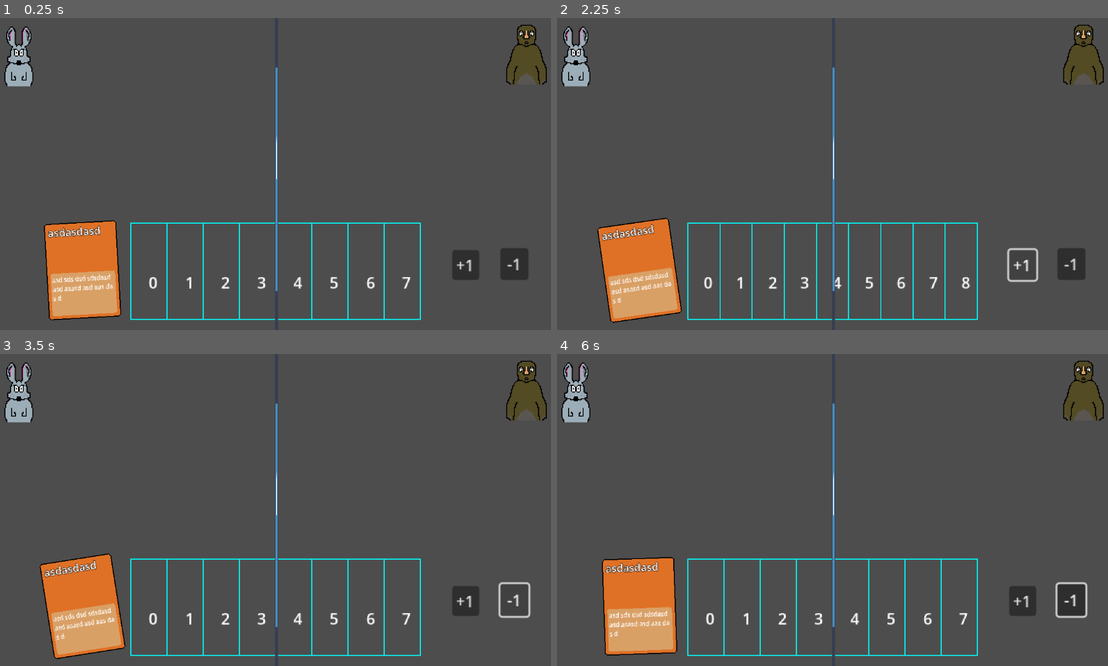
Above: before the commit, frames 1-4 (two rows, left to right).
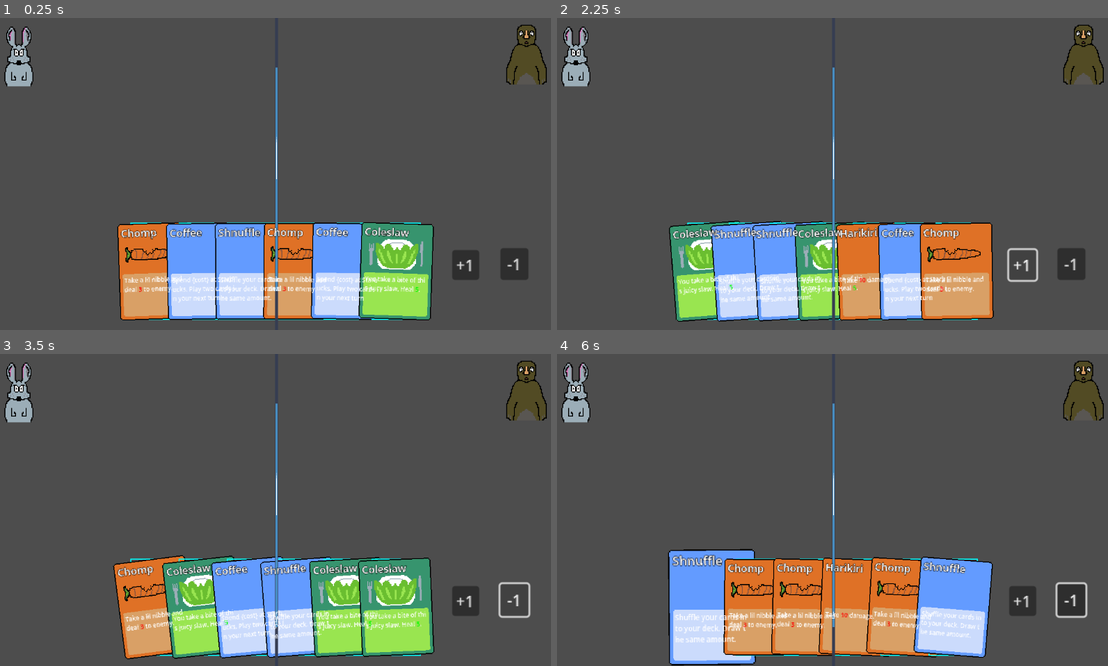
Above: after the commit, the same moments.

Repository: nielss94/troll-builder
Game: Godot game, scene res://levels/level_copy.tscn
Two runs of this game, one before a commit and one after it. Both use one fixed random seed, a clock stepped at 60 frames per second and the inputs below. This scene is started directly instead of the project's main scene. The engine's default icon, where the game draws it, is replaced by a stand-in: a white triangle on a blue panel in a dark square.
Inputs (mouse positions are in pixels of both pictures, inside the frame that each line leads up to):
- Up to frame 1 (0.25 s): no input
- Up to frame 2 (2.25 s): click "+1" at 0.5 s; click "-1" at 1.25 s; click "+1" at 2 s
- Up to frame 3 (3.5 s): click "-1" at 2.75 s
- Up to frame 4 (6 s): click "+1" at 3.5 s; click "-1" at 4.25 s; move the mouse to (832, 606) at 5.02 s; click (832, 606) at 5.17 s; move the mouse to (705, 606) at 5.77 s; click (705, 606) at 5.92 s

The runs differ from the first frame. In frame 1, 22% of the frame differs, in the area x 7-79%, y 64-97%; in frame 2, 22%; in frame 3, 22%; in frame 4, 23%, in the area x 8-80%, y 62-100%.

Commit message:
hand slots are now scenes that we spawn

Diff:
--- a/card/card.gd
+++ b/card/card.gd
@@ -1,10 +1,5 @@
 extends Node2D
 class_name Card
-
-@onready var name_label: Label = $Name
-@onready var description_label: RichTextLabel = $Description
-@onready var card_texture: Sprite2D = $CardImage
-@onready var spell_texture: Sprite2D = $SpellImage
 
 @export var spell: Spell
 @export var max_rotation_degrees: float = 10.0 # Maximum rotation in either direction
@@ -13,28 +8,16 @@
 
 func _ready():
 	if spell:
-		name_label.text = spell.name
-		description_label.text = _translate_spell_description(spell.description)
-		card_texture.texture = spell.card_texture
-		spell_texture.texture = spell.spell_texture
+		init(spell)
 
 	base_rotation = rotation_degrees # Store initial rotation
 
-	$Area2D.mouse_entered.connect(_on_area_2d_mouse_entered)
-	$Area2D.mouse_exited.connect(_on_area_2d_mouse_exited)
-	$Area2D.input_event.connect(_on_area_2d_input_event)
-
-func _on_area_2d_mouse_exited():
-	if tween:
-		tween.kill()
-	tween = create_tween()
-	tween.tween_property(self, "scale", Vector2(1, 1), 0.1)
-
-func _on_area_2d_mouse_entered():
-	if tween:
-		tween.kill()
-	tween = create_tween()
-	tween.tween_property(self, "scale", Vector2(1.2, 1.2), 0.1)
+func init(new_spell: Spell):
+	self.spell = new_spell
+	$Name.text = new_spell.name
+	$Description.text = _translate_spell_description(new_spell.description)
+	$CardImage.texture = new_spell.card_texture
+	$SpellImage.texture = new_spell.spell_texture
 
 func _translate_spell_description(description: String) -> String:
 	description = description.replace("{damage_to_self}", "[color=red]" + str(spell.damage_to_self) + "[/color]")
@@ -42,10 +25,6 @@
 	description = description.replace("{damage}", "[color=red]" + str(spell.damage) + "[/color]")
 	description = description.replace("{heal_to_enemy}", "[color=green]" + str(spell.heal_to_enemy) + "[/color]")
 	return description
-
-func _on_area_2d_input_event(_viewport, event: InputEvent, _shape_idx):
-	if event is InputEventMouseButton and event.pressed and event.button_index == MOUSE_BUTTON_LEFT:
-		print("Clicked card: ", spell.name)
 
 func _process(_delta):
 	var mouse_pos = get_global_mouse_position()
@@ -57,3 +36,15 @@
 	var rotation_factor = clamp(x_diff / 500.0, -1.0, 1.0) # Adjust 500.0 to change distance sensitivity
 	var target_rotation = base_rotation - (max_rotation_degrees * rotation_factor)
 	rotation_degrees = lerp(rotation_degrees, target_rotation, 0.1) # Adjust 0.1 to change rotation smoothness
+
+func select():
+	if tween:
+		tween.kill()
+	tween = create_tween()
+	tween.tween_property(self, "scale", Vector2(1.2, 1.2), 0.1)
+
+func deselect():
+	if tween:
+		tween.kill()
+	tween = create_tween()
+	tween.tween_property(self, "scale", Vector2(1, 1), 0.1)
--- a/hand/hand.gd
+++ b/hand/hand.gd
@@ -1,9 +1,13 @@
 extends Node2D
 
-var card_count = 8
+var card_count = 6
 var cards = range(card_count)
 @onready var outline = $Area2D/CollisionShape2D
-const HandSlot = preload("res://hand/slot_area.gd") # Adjust the path to the actual location of HandSlot.gd
+@export var hand_slot_scene: PackedScene
+@export var card_scene: PackedScene
+@export var spells: Array[Spell] = []
+
+var selected_slot: HandSlot
 
 func _ready():
 	_create_slots()
@@ -25,7 +29,6 @@
 	var corrected_width = card_width
 
 
-
 	var x_offset = 0
 
 	if card_width > max_width:
@@ -40,16 +43,48 @@
 	# Create and position each HandSlot instance
 	for i in cards:
 		# Instantiate the HandSlot node
-		var hand_slot_instance = HandSlot.new()
-
-		# Set up the hand slot with dimensions and index
-		hand_slot_instance.setup_slot(corrected_width, card_height, i)
+		var hand_slot_instance: HandSlot = hand_slot_scene.instantiate()
 
 		# Position the hand slot horizontally
 		hand_slot_instance.position = Vector2(x_offset  +  i * corrected_width + corrected_width / 2 - outline_width / 2, 0)
 
-		# Add the HandSlot instance as a child of the outline
+		# Instantiate the card node
+		var card_instance = card_scene.instantiate()
+
+		# # Initialize the card with a random spell
+		var random_spell: Spell = spells[randi() % spells.size()]
+		card_instance.init(random_spell)
+
+		# Set up the hand slot with dimensions and index
+		hand_slot_instance.setup_slot(corrected_width, card_height, cards.find(i), card_instance)
+
+		# Add the card to the hand slot
+		hand_slot_instance.add_child(card_instance)
+
+		hand_slot_instance.hover.connect(_on_slot_mouse_entered)
+		hand_slot_instance.exit.connect(_on_slot_mouse_exited)
+
+		# Add the HandSlot instance as a child of the scene tree root
 		outline.add_child(hand_slot_instance)
+
+func _on_slot_mouse_entered(slot: HandSlot):
+	if selected_slot:
+		selected_slot.deselect()
+		selected_slot.click.disconnect(_on_slot_clicked)
+
+	selected_slot = slot
+	selected_slot.select()
+	selected_slot.click.connect(_on_slot_clicked)
+	print("Selected slot: ", selected_slot.name)
+
+func _on_slot_mouse_exited(slot: HandSlot):
+	if selected_slot == slot:
+		selected_slot.deselect()
+		selected_slot.click.disconnect(_on_slot_clicked)
+		selected_slot = null
+
+func _on_slot_clicked(slot: HandSlot):
+	print("Clicked slot: ", slot.name)
 
 func _on_area_2d_mouse_entered():
 	print("Entered Hand")
--- /dev/null
+++ b/hand/hand_slot.gd
@@ -0,0 +1,71 @@
+extends Area2D
+class_name HandSlot
+
+signal hover(hand_slot: HandSlot)
+signal exit(hand_slot: HandSlot)
+signal click(hand_slot: HandSlot)
+
+# HandSlot properties for width, height, and index
+var width := 100.0
+var height := 100.0
+var index := 0
+var rects = []
+
+var card: Card
+
+func _draw():
+	for r in rects:
+		draw_rect(r,Color.AQUA,false,1)
+
+# Initialize the slot with dimensions and index
+func setup_slot(slot_width: float, slot_height: float, slot_index: int, new_card: Card):
+	width = slot_width
+	height = slot_height
+	index = slot_index
+	card = new_card
+
+	# Set the collision shape
+	# var collision_shape = CollisionShape2D.new()
+	# var shape = RectangleShape2D.new()
+	$CollisionShape2D.shape.extents = Vector2(width / 2.0, height / 2.0)
+	# collision_shape.shape = shape
+	# add_child(collision_shape)#
+	rects.append($CollisionShape2D.shape.get_rect())
+	queue_redraw()
+
+	# Add a label to display the index
+	# var label = Label.new()
+	$Label.text = str(index)
+	$Label.size = Vector2(width, height)
+	#label.horizontal_alignment = Label.ALIGN_CENTER
+	#label.vertical_alignment = Label.VALIGN_CENTER
+	# add_child(label)
+
+	# Connect mouse enter and exit signals
+	mouse_entered.connect(_on_mouse_entered)
+	mouse_exited.connect(_on_mouse_exited)
+
+	# Add input handling
+	input_event.connect(_on_input_event)
+
+	# Show the name of the slot in the scene tree
+	name = 'slot_' + str(index)
+
+func select():
+	card.select()
+
+func deselect():
+	card.deselect()
+
+func _on_mouse_entered():
+	print("hovering ", name)
+	hover.emit(self)
+
+func _on_mouse_exited():
+	print("exiting ", name)
+	exit.emit(self)
+
+func _on_input_event(_viewport, event: InputEvent, _shape_idx):
+	if event is InputEventMouseButton and event.pressed and event.button_index == MOUSE_BUTTON_LEFT:
+		print("clicked ", name)
+		click.emit(self)
--- /dev/null
+++ b/hand/hand_slot.tscn
@@ -0,0 +1,15 @@
+[gd_scene load_steps=3 format=3 uid="uid://qpqasni7tx8b"]
+
+[ext_resource type="Script" path="res://hand/hand_slot.gd" id="1_matny"]
+
+[sub_resource type="RectangleShape2D" id="RectangleShape2D_xf2is"]
+
+[node name="HandSlot" type="Area2D"]
+script = ExtResource("1_matny")
+
+[node name="CollisionShape2D" type="CollisionShape2D" parent="."]
+shape = SubResource("RectangleShape2D_xf2is")
+
+[node name="Label" type="Label" parent="."]
+offset_right = 40.0
+offset_bottom = 23.0
--- a/hand/slot_area.gd
+++ /dev/null
@@ -1,45 +0,0 @@
-extends Area2D
-
-# HandSlot properties for width, height, and index
-var width := 100.0
-var height := 100.0
-var index := 0
-var rects = []
-
-func _draw():
-	for r in rects:
-		draw_rect(r,Color.AQUA,false,1)
-
-# Initialize the slot with dimensions and index
-func setup_slot(slot_width: float, slot_height: float, slot_index: int):
-	width = slot_width
-	height = slot_height
-	index = slot_index
-
-	# Set the collision shape
-	var collision_shape = CollisionShape2D.new()
-	var shape = RectangleShape2D.new()
-	shape.extents = Vector2(width / 2.0, height / 2.0)
-	collision_shape.shape = shape
-	add_child(collision_shape)
-	rects.append(shape.get_rect())
-	queue_redraw()
-
-
-
-	# Add a label to display the index
-	var label = Label.new()
-	label.text = str(index)
-	label.size = Vector2(width, height)
-	#label.horizontal_alignment = Label.ALIGN_CENTER
-	#label.vertical_alignment = Label.VALIGN_CENTER
-	add_child(label)
-
-	# Connect mouse enter and exit signals
-	connect("mouse_entered", _on_mouse_entered)
-
-
-
-# Signal handler for mouse entered
-func _on_mouse_entered():
-	print("slot ", index)
--- a/levels/level.tscn
+++ b/levels/level.tscn
@@ -38,15 +38,15 @@
 spell = ExtResource("4_25ajk")
 
 [node name="Card2" parent="CardContainer" instance=ExtResource("3_iemer")]
-position = Vector2(-24, 120)
+position = Vector2(-34, 118)
 spell = ExtResource("5_gges7")
 
 [node name="Card3" parent="CardContainer" instance=ExtResource("3_iemer")]
-position = Vector2(63, 118)
+position = Vector2(37, 118)
 spell = ExtResource("4_a4euq")
 
 [node name="Card4" parent="CardContainer" instance=ExtResource("3_iemer")]
-position = Vector2(153, 120)
+position = Vector2(109, 120)
 spell = ExtResource("6_cnhbg")
 
 [connection signal="mouse_entered" from="Area2D" to="CardContainer" method="_on_area_2d_mouse_entered"]
--- a/levels/level_copy.tscn
+++ b/levels/level_copy.tscn
@@ -1,10 +1,17 @@
-[gd_scene load_steps=6 format=3 uid="uid://s7x151843j60"]
+[gd_scene load_steps=13 format=3 uid="uid://cdxl0ipo1ieam"]
 
 [ext_resource type="PackedScene" uid="uid://ctfdn7fkr0gew" path="res://player/player.tscn" id="1_7umfa"]
 [ext_resource type="PackedScene" uid="uid://c1gw8qulgn0cp" path="res://troll/troll.tscn" id="2_v4n0c"]
 [ext_resource type="PackedScene" uid="uid://cdcx7hwey1wkl" path="res://hand/hand.tscn" id="3_e8iki"]
 [ext_resource type="PackedScene" uid="uid://dt24pkfhcpxu8" path="res://card/card.tscn" id="4_ok74e"]
+[ext_resource type="PackedScene" uid="uid://qpqasni7tx8b" path="res://hand/hand_slot.tscn" id="4_w7i0s"]
+[ext_resource type="Script" path="res://spells/spell.gd" id="5_8wpvd"]
 [ext_resource type="Texture2D" uid="uid://cb3ms6fq302s" path="res://icon.svg" id="5_jsf25"]
+[ext_resource type="Resource" uid="uid://c76nrs3yacveg" path="res://spells/chomp.tres" id="6_bq4xt"]
+[ext_resource type="Resource" uid="uid://cwaf5lnem1ivk" path="res://spells/coffee.tres" id="7_xulhv"]
+[ext_resource type="Resource" uid="uid://dmfmcslyl4lqd" path="res://spells/coleslaw.tres" id="8_o1g8l"]
+[ext_resource type="Resource" uid="uid://bj6stqd01sclp" path="res://spells/harikiri.tres" id="9_d1v2v"]
+[ext_resource type="Resource" uid="uid://cl7wq0pgi33h5" path="res://spells/shuffle.tres" id="10_1rkbj"]
 
 [node name="Levelhandtest" type="Node2D"]
 
@@ -19,6 +26,9 @@
 
 [node name="Hand" parent="." instance=ExtResource("3_e8iki")]
 position = Vector2(-1, 101)
+hand_slot_scene = ExtResource("4_w7i0s")
+card_scene = ExtResource("4_ok74e")
+spells = Array[ExtResource("5_8wpvd")]([ExtResource("6_bq4xt"), ExtResource("7_xulhv"), ExtResource("8_o1g8l"), ExtResource("9_d1v2v"), ExtResource("10_1rkbj")])
 
 [node name="Add_Card" type="Button" parent="."]
 offset_left = 182.0
@@ -34,9 +44,6 @@
 offset_bottom = 110.0
 text = "-1"
 
-[node name="Card" parent="." instance=ExtResource("4_ok74e")]
-position = Vector2(-201, 100)
-
 [node name="mid" type="Sprite2D" parent="."]
 scale = Vector2(0.025, 2.765)
 texture = ExtResource("5_jsf25")
